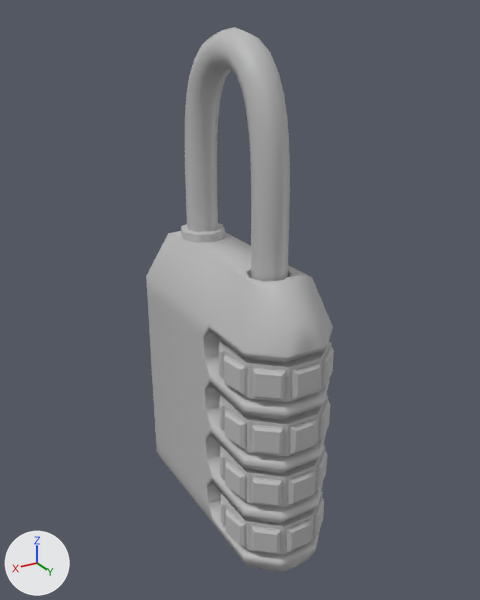
The FBX model Assets/Branch_/Lena/ASSET/Enigme/SM_Cadenas.fbx, before and after one commit.
Rendered twice from a 50 mm camera at (0.0101, 0.01895, 0.01688) aimed at (-0.00027, 0.00167, 0.00824). The lights are fixed; the arrows at lower left show +X, +Y and +Z. The first picture is the older version. Objects named as collision shapes, trigger or cutter boxes, shadow casters or lower levels of detail are left out. Where no turn or scale is listed for an object, it has been applied to the vertices.

Before the edit, the objects in view are built like this:
```python
me_mesh = bpy.data.meshes.new('Mesh')
me_mesh.from_pydata(...)  # 200 vertices, 207 faces; spans x -0.00174..0.00174, y -0.00172..0.00172, z -0.0007..0.0007
me_mesh.materials.append(mat_m_enigme_act1)  # grey #bcbcbc
me_mesh_002 = bpy.data.meshes.new('Mesh.002')
me_mesh_002.from_pydata(...)  # 200 vertices, 207 faces; spans x -0.00174..0.00174, y -0.00172..0.00172, z -0.0007..0.0007
me_mesh_002.materials.append(mat_m_enigme_act1)  # grey #bcbcbc
me_mesh_003 = bpy.data.meshes.new('Mesh.003')
me_mesh_003.from_pydata(...)  # 200 vertices, 207 faces; spans x -0.00174..0.00174, y -0.00172..0.00172, z -0.0007..0.0007
me_mesh_003.materials.append(mat_m_enigme_act1)  # grey #bcbcbc
me_mesh_004 = bpy.data.meshes.new('Mesh.004')
me_mesh_004.from_pydata(...)  # 384 vertices, 388 faces; spans x -0.00155..0.00155, y -0.00426..0.00426, z -0.00515..0.00515
me_mesh_004.materials.append(mat_m_enigme_act1)  # grey #bcbcbc
ob_cadenas_base = bpy.data.objects.new('Cadenas_Base', me_mesh_004)
ob_cadenas_base.location = (-0.00004, 0.00149, 0.00505)
ob_cadenas_chiffre1 = bpy.data.objects.new('Cadenas_Chiffre1', me_mesh)
ob_cadenas_chiffre1.location = (-0.00003, 0.00413, 0.00164)
ob_cadenas_chiffre3 = bpy.data.objects.new('Cadenas_Chiffre3', me_mesh_002)
ob_cadenas_chiffre3.location = (-0.00003, 0.00413, 0.00541)
ob_cadenas_chiffre4 = bpy.data.objects.new('Cadenas_Chiffre4', me_mesh_003)
ob_cadenas_chiffre4.location = (-0.00003, 0.00413, 0.00354)
# also in view: 'Cadenas_anneau' at (-0.00004, 0.00162, 0.0111); 'Cadenas_Chiffre2' at (-0.00003, 0.00413, 0.00729)
```
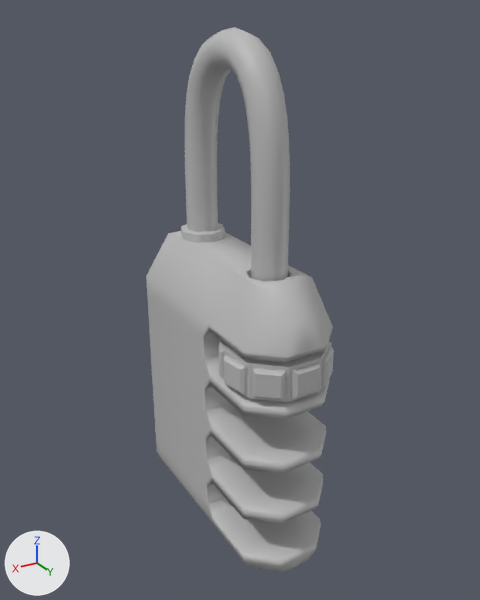
The newer file is also rescaled (x5.0), turned or shifted as a whole; pictures and numbers use the older file's frame.

What changed in the scene script:
```text
Remove ob_cadenas_chiffre3:
    ob_cadenas_chiffre3 = bpy.data.objects.new('Cadenas_Chiffre3', me_mesh_002)
    ob_cadenas_chiffre3.location = (-0.00003, 0.00413, 0.00541)
Remove ob_cadenas_chiffre1:
    ob_cadenas_chiffre1 = bpy.data.objects.new('Cadenas_Chiffre1', me_mesh)
    ob_cadenas_chiffre1.location = (-0.00003, 0.00413, 0.00164)
Remove ob_cadenas_chiffre4:
    ob_cadenas_chiffre4 = bpy.data.objects.new('Cadenas_Chiffre4', me_mesh_003)
    ob_cadenas_chiffre4.location = (-0.00003, 0.00413, 0.00354)
```

Pixel boxes (x1, y1, x2, y2) of what changed, in the pictures (480 x 600 px):
'Cadenas_Chiffre3', deleted
    before: (219, 394, 330, 456)
'Cadenas_Chiffre4', deleted
    before: (220, 445, 327, 507)
'Cadenas_Chiffre1', deleted
    before: (221, 491, 324, 554)
